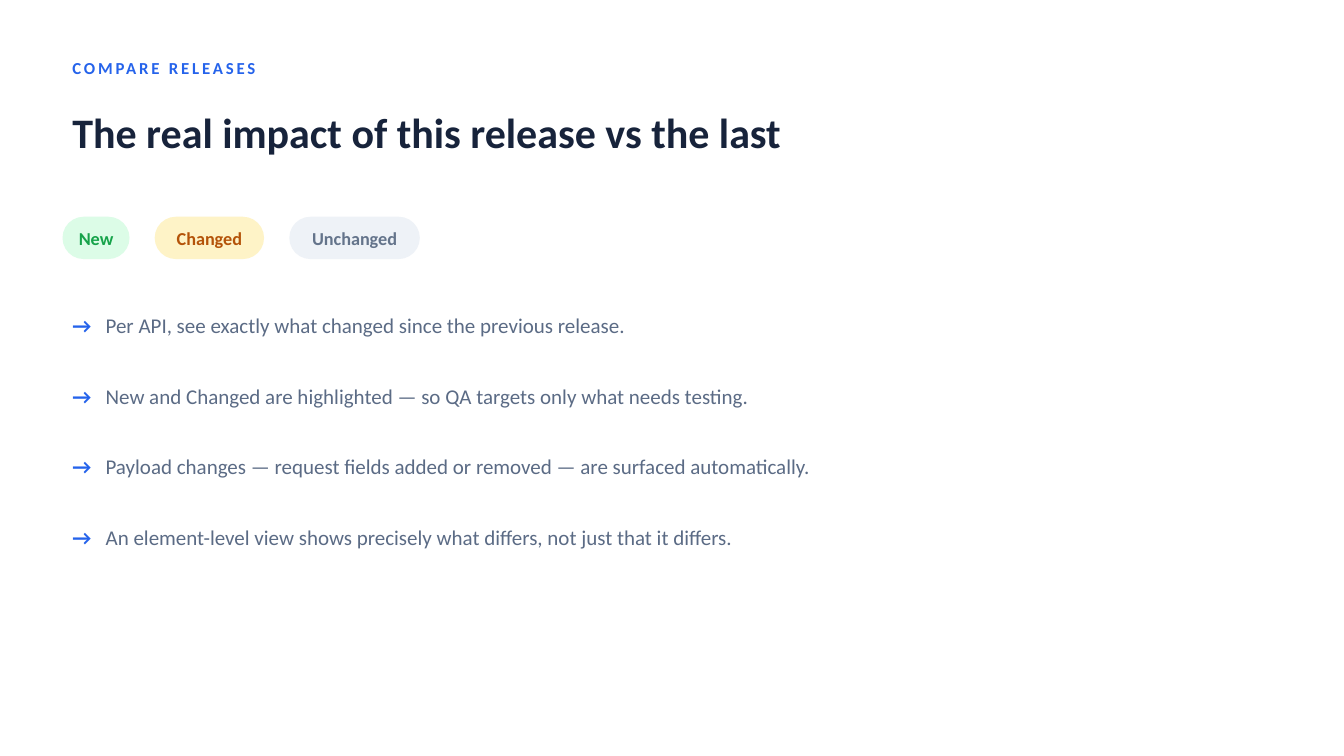
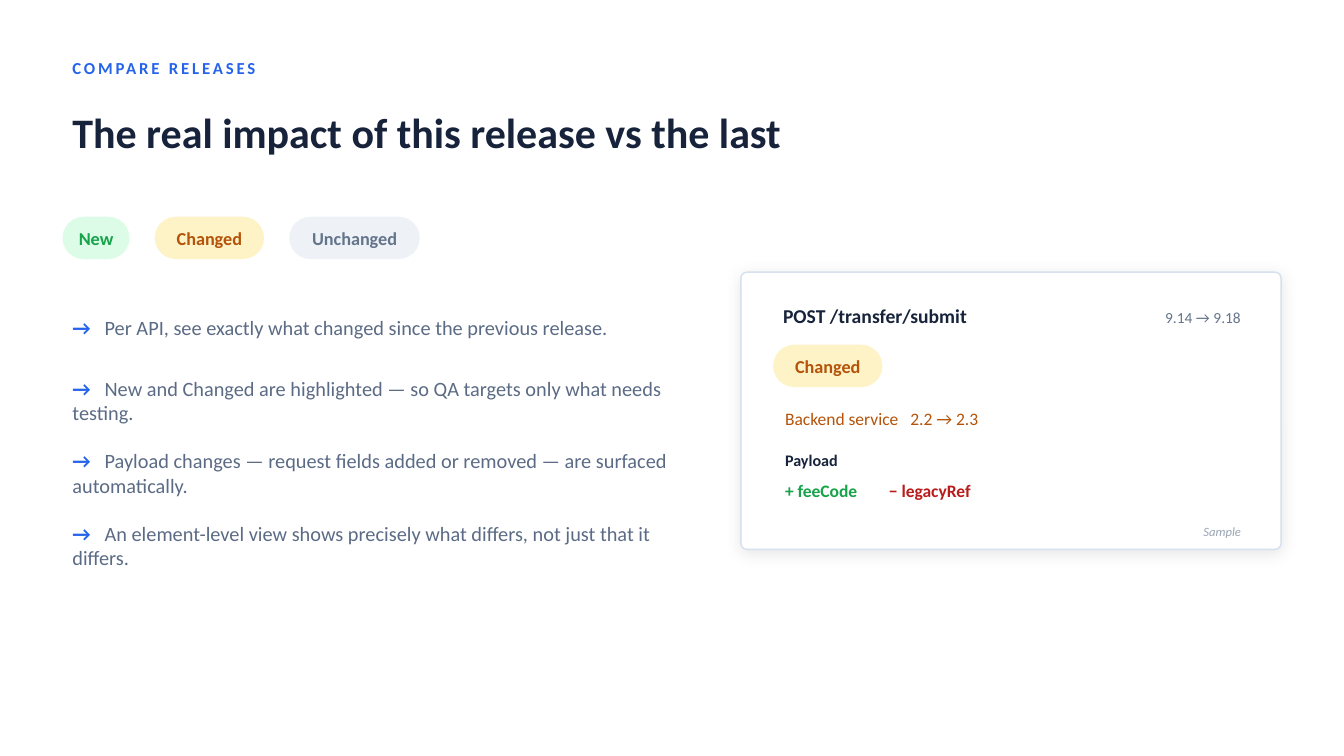
Before and after one commit to arjunramanjanappa/Camel-Routes-API-Tracing, a slide deck: slide 6 of docs/TraceGuard-Executive.pptx. Drawn at 1344x756 pixels with LibreOffice and Linux fonts; fonts in the diff are those of the drawing. Boxes give left, top, right and bottom in pixels: in the first picture for what was removed or moved away, otherwise in the second. Text is boxed around its words. In the diff, an @@ line names an element or a change of style, - is before the commit and + after.

```diff
--- a/docs/TraceGuard-Executive.pptx
+++ b/docs/TraceGuard-Executive.pptx
@@ rounded rectangle added at bbox=[741, 272, 1281, 549], fill #FFFFFF, outline #D7E0EE 1 pt @@
@@ text added at bbox=[783, 309, 967, 324], 14 pt, text #17233B, bold @@
+POST /transfer/submit
@@ text added at bbox=[1165, 312, 1240, 323], 11 pt, text #64748B @@
+9.14 → 9.18
@@ rounded rectangle added at bbox=[773, 345, 882, 387], fill #FEF3C7 @@
@@ text added at bbox=[795, 360, 860, 376], 13 pt, text #B45309, bold @@
+Changed
@@ text added at bbox=[785, 413, 978, 425], 12.5 pt, text #B45309 @@
+Backend service 2.2 → 2.3
@@ text added at bbox=[785, 454, 838, 469], 11.5 pt, text #17233B, bold @@
+Payload
@@ text added at bbox=[798, 484, 971, 500], 12.5 pt, text #B91C1C, bold @@
++ feeCode − legacyRef
@@ size 15 to 14.5 pt in 4 elements at bbox=[105, 321, 608, 339], bbox=[72, 382, 661, 424], bbox=[72, 454, 667, 497], bbox=[72, 527, 649, 565] @@
@@ text added at bbox=[1203, 527, 1241, 538], 9 pt, text #9AA5B5, italic @@
+Sample
```
Also in this commit, not shown: 1 slide added, 1 slide removed.
